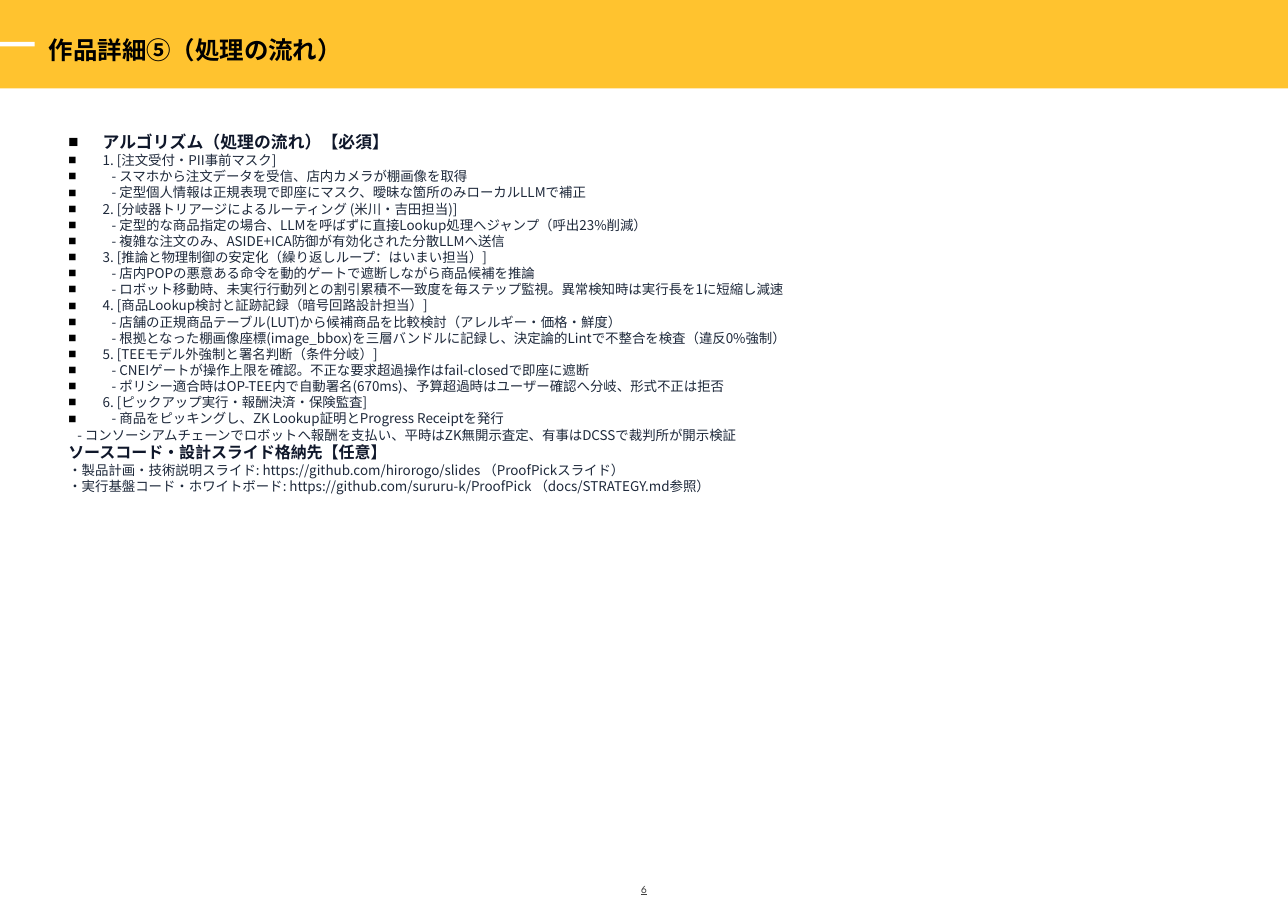
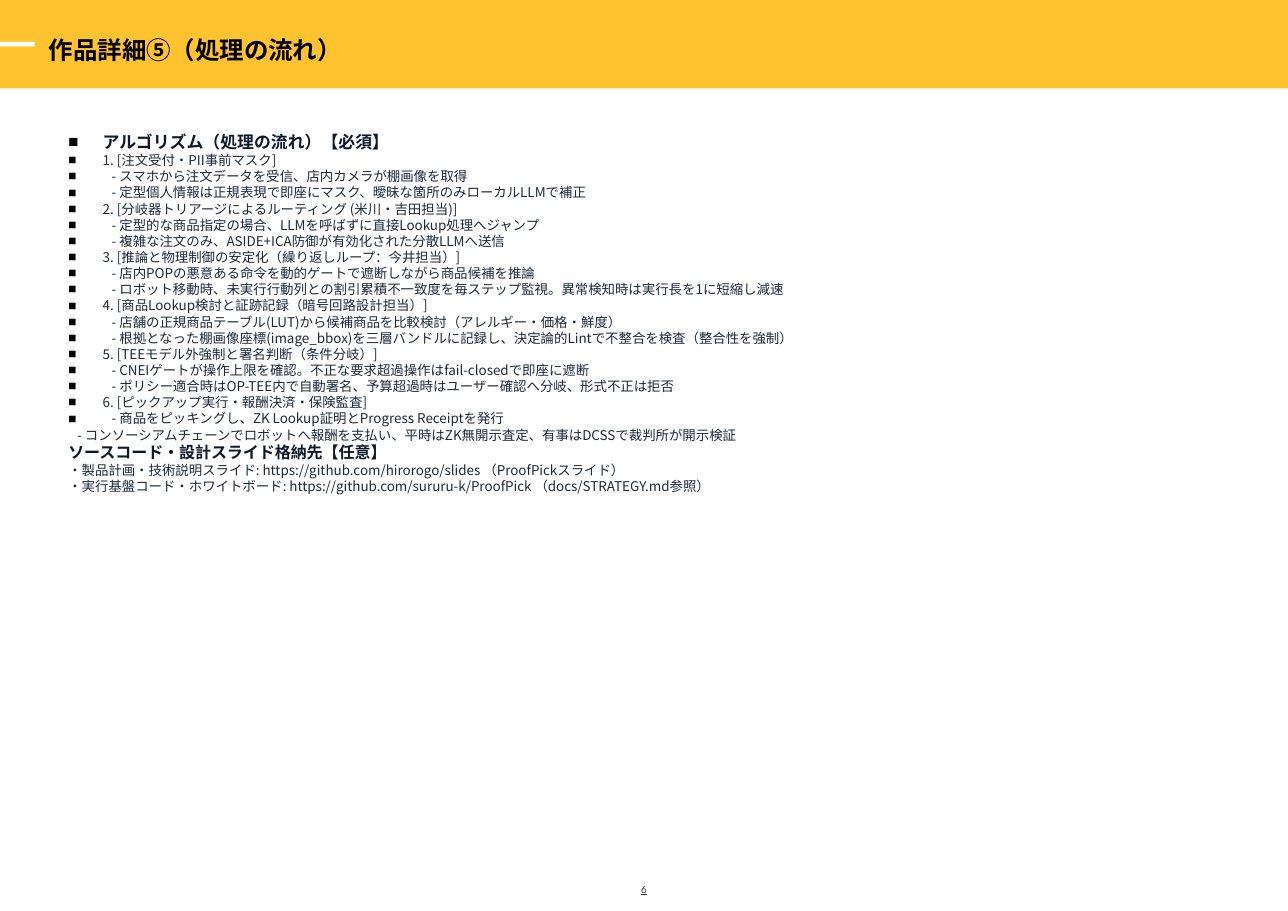
Before and after one commit to sururu-k/ProofPick, a slide deck: slide 7 of submission/zenjyocon_entry_sheet_2026.pptx. Drawn at 1288x911 pixels with LibreOffice and Linux fonts; fonts in the diff are those of the drawing; background and template pictures are left out. Boxes give left, top, right and bottom in pixels: in the first picture for what was removed or moved away, otherwise in the second. Text is boxed around its words. In the diff, an @@ line names an element or a change of style, - is before the commit and + after.

```diff
--- a/submission/zenjyocon_entry_sheet_2026.pptx
+++ b/submission/zenjyocon_entry_sheet_2026.pptx
@@ text at (85,153,792,441): text changed @@
-1. [注文受付・PII事前マスク]
-- スマホから注文データを受信、店内カメラが棚画像を取得
-- 定型個人情報は正規表現で即座にマスク、曖昧な箇所のみローカルLLMで補正
-2. [分岐器トリアージによるルーティング (米川・吉田担当)]
-- 定型的な商品指定の場合、LLMを呼ばずに直接Lookup処理へジャンプ（呼出23%削減）
-- 複雑な注文のみ、ASIDE+ICA防御が有効化された分散LLMへ送信
-3. [推論と物理制御の安定化（繰り返しループ：はいまい担当）]
-- 店内POPの悪意ある命令を動的ゲートで遮断しながら商品候補を推論
-- ロボット移動時、未実行行動列との割引累積不一致度を毎ステップ監視。異常検知時は実行長を1に短縮し減速
-4. [商品Lookup検討と証跡記録（暗号回路設計担当）]
-- 店舗の正規商品テーブル(LUT)から候補商品を比較検討（アレルギー・価格・鮮度）
-- 根拠となった棚画像座標(image_bbox)を三層バンドルに記録し、決定論的Lintで不整合を検査（違反0%強制）
-5. [TEEモデル外強制と署名判断（条件分岐）]
-- CNEIゲートが操作上限を確認。不正な要求超過操作はfail-closedで即座に遮断
-- ポリシー適合時はOP-TEE内で自動署名(670ms)、予算超過時はユーザー確認へ分岐、形式不正は拒否
-6. [ピックアップ実行・報酬決済・保険監査]
-- 商品をピッキングし、ZK Lookup証明とProgress Receiptを発行
-- コンソーシアムチェーンでロボットへ報酬を支払い、平時はZK無開示査定、有事はDCSSで裁判所が開示検証
+1. [注文受付・PII事前マスク]
+- スマホから注文データを受信、店内カメラが棚画像を取得
+- 定型個人情報は正規表現で即座にマスク、曖昧な箇所のみローカルLLMで補正
+2. [分岐器トリアージによるルーティング (米川・吉田担当)]
+- 定型的な商品指定の場合、LLMを呼ばずに直接Lookup処理へジャンプ
+- 複雑な注文のみ、ASIDE+ICA防御が有効化された分散LLMへ送信
+3. [推論と物理制御の安定化（繰り返しループ：今井担当）]
+- 店内POPの悪意ある命令を動的ゲートで遮断しながら商品候補を推論
+- ロボット移動時、未実行行動列との割引累積不一致度を毎ステップ監視。異常検知時は実行長を1に短縮し減速
+4. [商品Lookup検討と証跡記録（暗号回路設計担当）]
+- 店舗の正規商品テーブル(LUT)から候補商品を比較検討（アレルギー・価格・鮮度）
+- 根拠となった棚画像座標(image_bbox)を三層バンドルに記録し、決定論的Lintで不整合を検査（整合性を強制）
+5. [TEEモデル外強制と署名判断（条件分岐）]
+- CNEIゲートが操作上限を確認。不正な要求超過操作はfail-closedで即座に遮断
+- ポリシー適合時はOP-TEE内で自動署名、予算超過時はユーザー確認へ分岐、形式不正は拒否
+6. [ピックアップ実行・報酬決済・保険監査]
+- 商品をピッキングし、ZK Lookup証明とProgress Receiptを発行
+- コンソーシアムチェーンでロボットへ報酬を支払い、平時はZK無開示査定、有事はDCSSで裁判所が開示検証
```
Also in this commit, not shown: 7 other slides changed, 9 other files.
